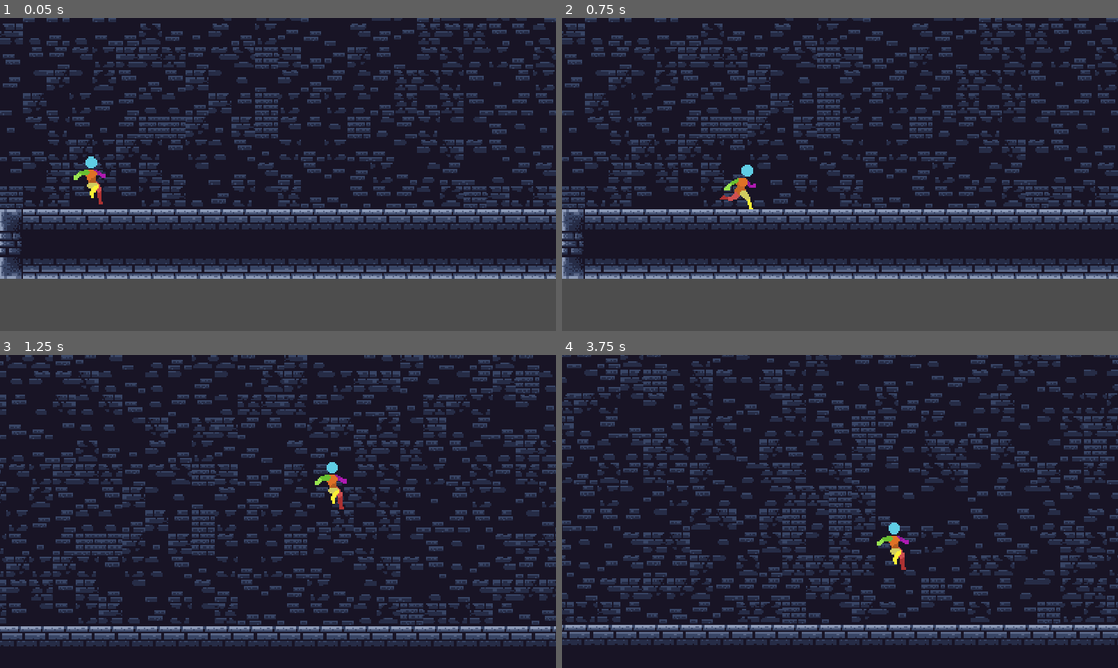
Above: before the commit, frames 1-4 (two rows, left to right).
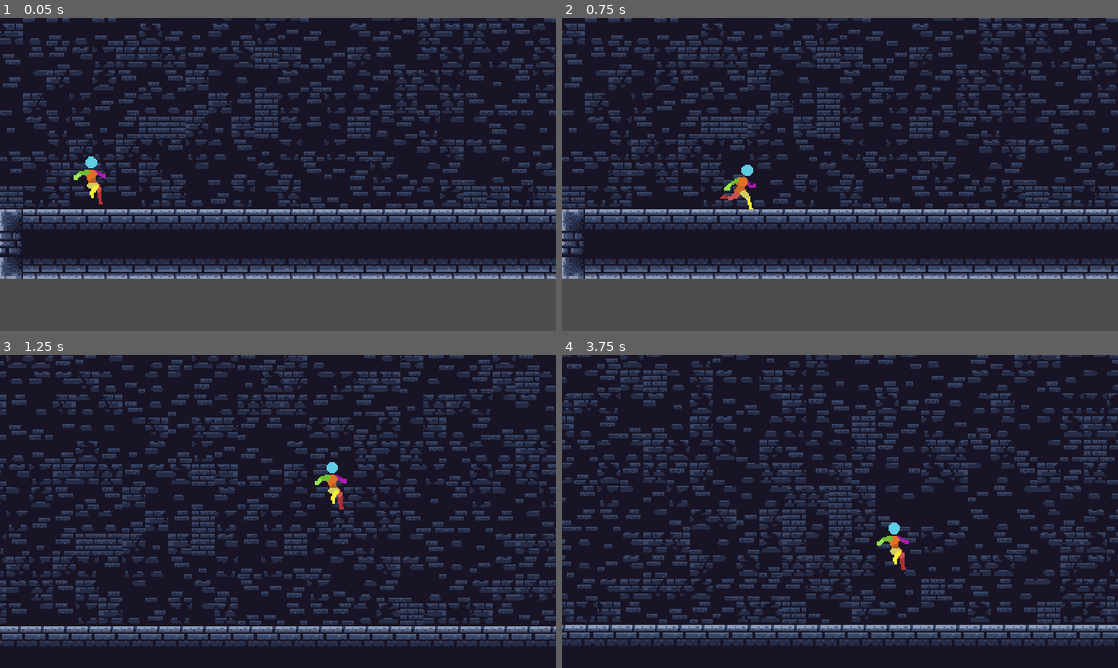
Above: after the commit, the same moments.

Repository: bouncetechnologies/game-off-2023
Game: Godot game, scene res://main.tscn
Two runs of this game, one before a commit and one after it. Both use one fixed random seed, a clock stepped at 60 frames per second and the inputs below.
Inputs:
- Up to frame 1 (0.05 s): no input
- Up to frame 2 (0.75 s): tap Enter (ui_accept) at 0.5 s; hold D (move_right) from 0.53 s (still down)
- Up to frame 3 (1.25 s): keep holding D (move_right); tap Space (jump) at 0.77 s
- Up to frame 4 (3.75 s): tap Space (jump) at 1.52, 3.02 s; release D (move_right) at 2.03 s; hold A (move_left) 2.03-2.78 s; hold D (move_right) from 2.78 s (still down)

Frame 1 is identical in both runs. In frame 2, less than 0.1% of the frame differs, in the area x 28-35%, y 49-59%; in frame 3, 3.2%; in frame 4, 4.3%, in the area x 0-100%, y 3-93%.

Commit message:
Update collision shape

Diff:
--- a/player.gd
+++ b/player.gd
@@ -20,6 +20,9 @@
 
 
 func _physics_process(delta):
+	if position.y > 800:
+		get_tree().paused = true
+
 	# Handle scaling
 	if Input.is_action_pressed("scale_up") and scale.x < MAX_SCALE:
 		scale.x = clamp(scale.x + SCALE_INCREMENT, MIN_SCALE, MAX_SCALE)
--- a/player.tscn
+++ b/player.tscn
@@ -6,8 +6,7 @@
 [ext_resource type="Texture2D" uid="uid://bfjjqpwh213yf" path="res://assets/run cycle 48x48.png" id="3_rbeft"]
 [ext_resource type="Texture2D" uid="uid://b0ipser33tkm5" path="res://assets/player land 48x48.png" id="4_5rr7n"]
 
-[sub_resource type="RectangleShape2D" id="RectangleShape2D_38vgs"]
-size = Vector2(26, 29.75)
+[sub_resource type="CapsuleShape2D" id="CapsuleShape2D_kmncq"]
 
 [sub_resource type="AtlasTexture" id="AtlasTexture_cbehb"]
 atlas = ExtResource("2_3y6ko")
@@ -252,13 +251,13 @@
 
 [node name="CollisionShape2D" type="CollisionShape2D" parent="."]
 position = Vector2(0, 0.875)
-shape = SubResource("RectangleShape2D_38vgs")
+shape = SubResource("CapsuleShape2D_kmncq")
 
 [node name="AnimatedSprite2D" type="AnimatedSprite2D" parent="."]
 position = Vector2(-7.15256e-07, -4.76837e-07)
 scale = Vector2(1.00704, 0.992537)
 sprite_frames = SubResource("SpriteFrames_a6hdj")
-animation = &"running"
+animation = &"idle"
 
 [node name="RayCast2D" type="RayCast2D" parent="."]
 visible = false
